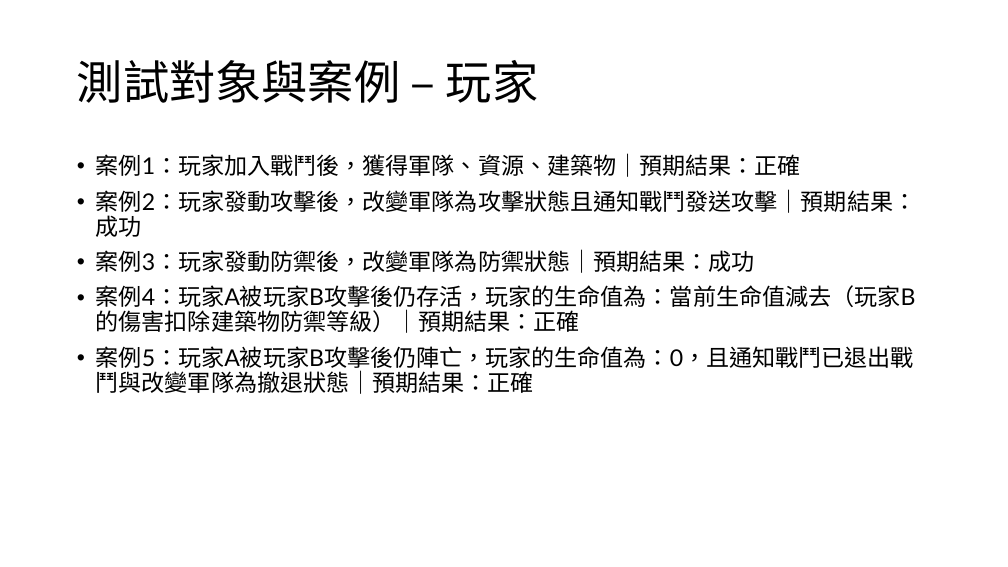
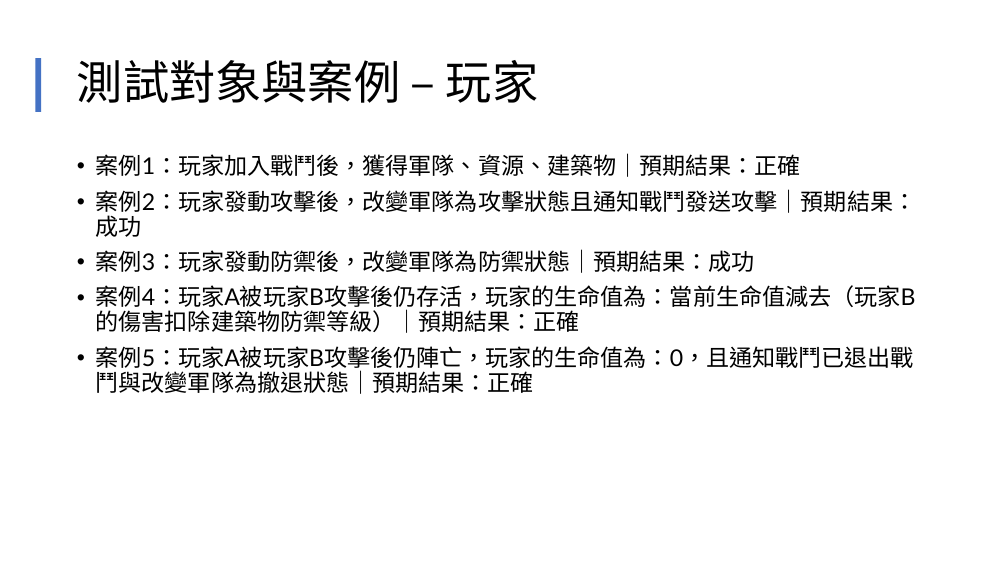
Before and after one commit to i39u65f51q/java-design-pattern, a slide deck: slide 14 of 軟體驗證簡報.pptx. Drawn at 1008x567 pixels with LibreOffice and Linux fonts; fonts in the diff are those of the drawing. Boxes give left, top, right and bottom in pixels: in the first picture for what was removed or moved away, otherwise in the second. Text is boxed around its words. In the diff, an @@ line names an element or a change of style, - is before the commit and + after.

```diff
--- a/軟體驗證簡報.pptx
+++ b/軟體驗證簡報.pptx
@@ rectangle added at (x1=36, y1=58, x2=42, y2=112), fill #4472C4 @@
```
Also in this commit, not shown: 17 other slides changed, 2 other files.
